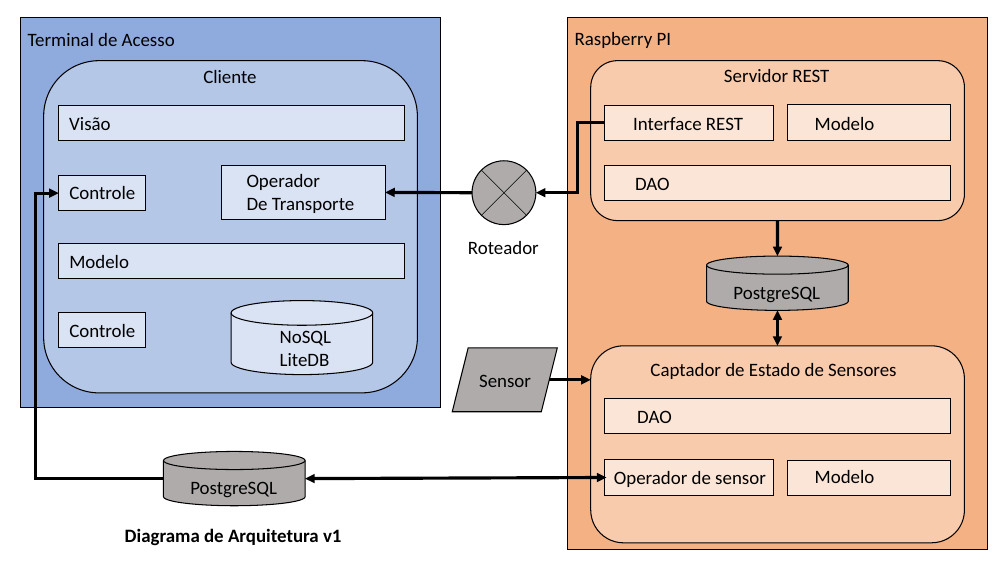
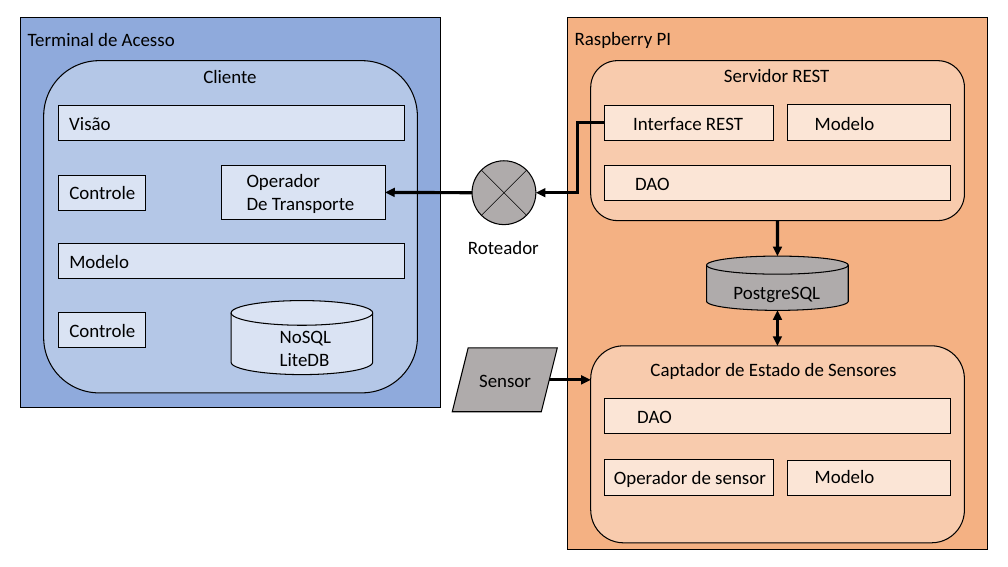
Before and after one commit to osmorais/MEMCH, a slide deck: slide 2 of docs/Diagramas/Diagramas de Arquitetura.pptx. Drawn at 1008x567 pixels with LibreOffice and Linux fonts; fonts in the diff are those of the drawing. Boxes give left, top, right and bottom in pixels: in the first picture for what was removed or moved away, otherwise in the second. Text is boxed around its words. In the diff, an @@ line names an element or a change of style, - is before the commit and + after.

```diff
--- a/docs/Diagramas/Diagramas de Arquitetura.pptx
+++ b/docs/Diagramas/Diagramas de Arquitetura.pptx
@@ elbow arrow removed from (163, 479) to (58, 193) @@
@@ cylinder removed at (x1=163, y1=451, x2=305, y2=506) @@
@@ double arrow removed from (306, 479) to (606, 478) @@
@@ text removed at (x1=190, y1=481, x2=277, y2=497) @@
-PostgreSQL
@@ text removed at (x1=125, y1=528, x2=341, y2=546) @@
-Diagrama de Arquitetura v1
```
Also in this commit, not shown: 1 other slide changed, 30 other files.
